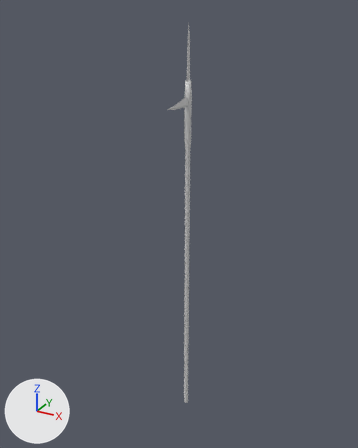
Renders of the COLLADA model art/meshes/props/weapons/spear/weap_han_ji.dae from each side of a commit.
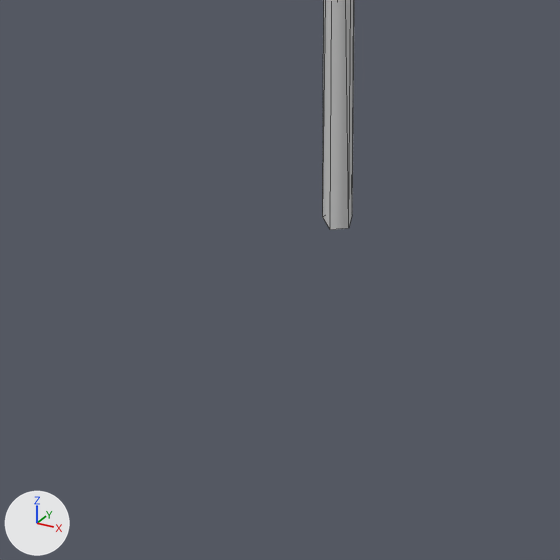
There are two pictures of each version: one whole from a 50 mm lens placed at (3.63, -6.89, 6.15), pointed at (-0.13, -0.05, 2.73), one close up on the part from 39% to 60% of the width and 83% to 100% of the height. Lighting does not change. The marker at lower left points along +X, +Y and +Z. The close-ups show mesh edges as thin lines. Vertices at the same position are counted once.
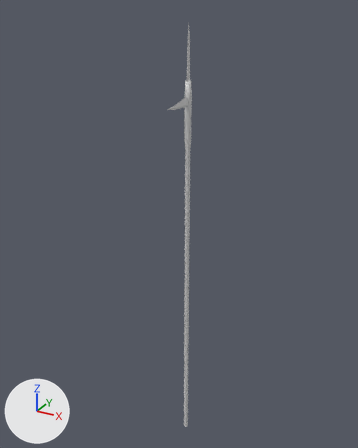
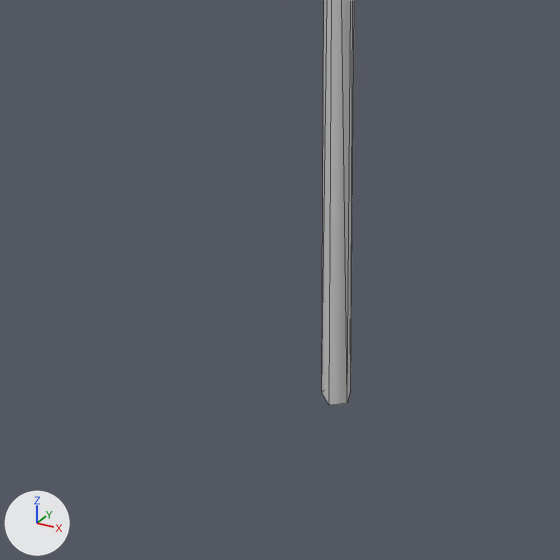
The newer file is also turned or shifted as a whole; pictures and numbers use the older file's frame.

Changed parts and their boxes (x1, y1, x2, y2) in the close-ups (560 x 560 px):
'Mesh', reshaped
    before: (323, 0, 354, 230)
    after: (322, 0, 354, 405)

Edits to the bpy script that builds the scene:
```text
Change me_mesh_mesh:
    where me_mesh_mesh.from_pydata(...)  # 50 vertices, 87 faces; spans x -0.06..0.06, y -0.67..0.05, z -2.08..5.07
    used by ob_mesh; location = (0.0, 0.0, 0.889)
    me_mesh_mesh part 1: all 10 vertices in x -0.04..0.04, y -0.04..0.04, z -2.08..0.94 are moved by (0.0, 0.0, -0.64)
```
